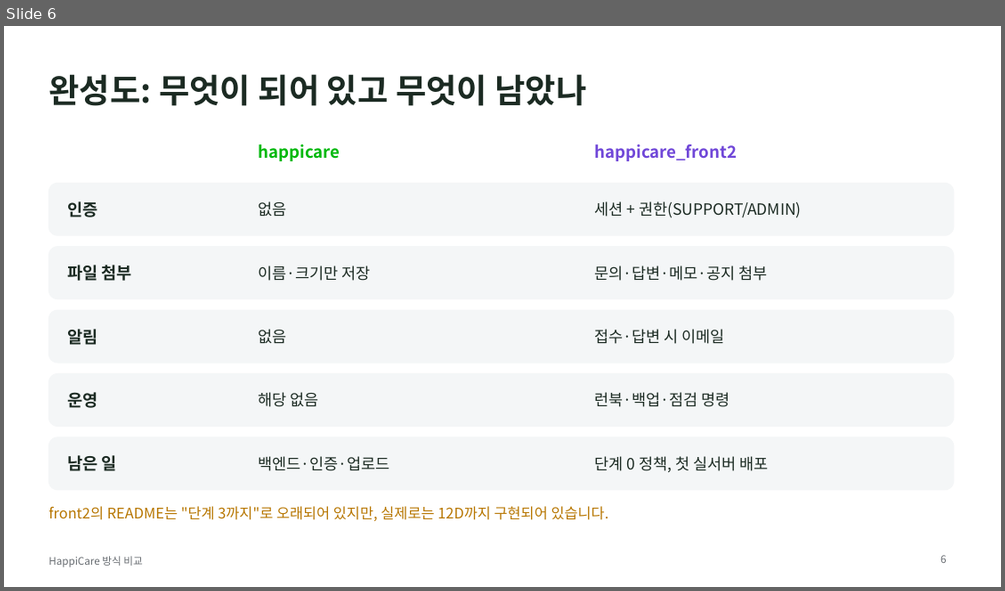
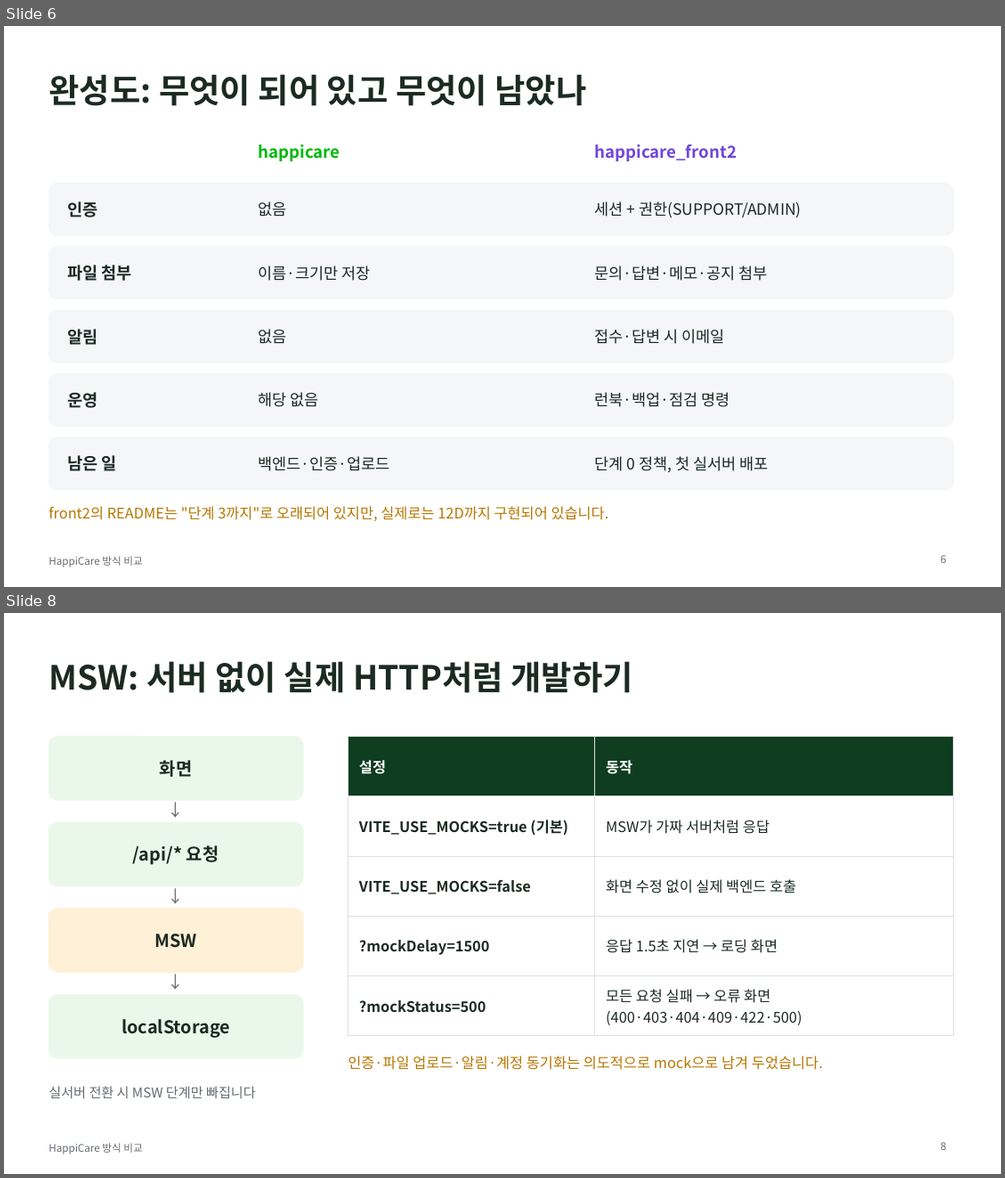
Before and after one commit to huynsolm/customer, a slide deck: happicare-presentation/HappiCare_방식비교_팀발표.pptx. Shown one above the other, each under a label of ours: slide 6 before the commit, slides 6 and 8 after it; the slides between them are not shown. The pictures are 1005x591 and 1005x1178 pixels, drawn with LibreOffice and Linux fonts; fonts in the diff are those of the drawing. Boxes give left, top, right and bottom in pixels: in the first picture for what was removed or moved away, otherwise in the second. Text is boxed around its words. In the diff, an @@ line names an element or a change of style, - is before the commit and + after.

```diff
--- a/happicare-presentation/HappiCare_방식비교_팀발표.pptx
+++ b/happicare-presentation/HappiCare_방식비교_팀발표.pptx
@@ slide 8 added at [4,613,1001,1174], background #FFFFFF; not listed: 1 template element that a slide beside it also shows @@
@@ text added at [48,661,632,693], 32 pt, text #1B2A22, bold @@
+MSW: 서버 없이 실제 HTTP처럼 개발하기
@@ rounded rectangle added at [48,737,303,800], fill #EAF8EA, outline #EAF8EA 1 pt @@
@@ table added at [348,737,954,1029], 5 rows, 2 columns @@
+설정 | 동작
+VITE_USE_MOCKS=true (기본) | MSW가 가짜 서버처럼 응답
+VITE_USE_MOCKS=false | 화면 수정 없이 실제 백엔드 호출
+?mockDelay=1500 | 응답 1.5초 지연 → 로딩 화면
+?mockStatus=500 | 모든 요청 실패 → 오류 화면 (400·403·404·409·422·500)
@@ text added at [160,760,193,777], 17 pt, text #1B2A22, bold @@
+화면
@@ text added at [48,798,303,822], 16 pt, text #666B70 @@
+↓
@@ rounded rectangle added at [48,822,303,886], fill #EAF8EA, outline #EAF8EA 1 pt @@
@@ text added at [133,845,219,865], 17 pt, text #1B2A22, bold @@
+/api/* 요청
@@ text added at [48,884,303,908], 16 pt, text #666B70 @@
+↓
@@ rounded rectangle added at [48,908,303,972], fill #FFF1D7, outline #FFF1D7 1 pt @@
@@ text added at [154,933,196,948], 17 pt, text #1B2A22, bold @@
+MSW
@@ text added at [48,970,303,995], 16 pt, text #666B70 @@
+↓
@@ rounded rectangle added at [48,995,303,1058], fill #EAF8EA, outline #EAF8EA 1 pt @@
@@ text added at [121,1019,230,1038], 17 pt, text #1B2A22, bold @@
+localStorage
@@ text added at [348,1055,823,1070], 14 pt, text #B77600 @@
+인증·파일 업로드·알림·계정 동기화는 의도적으로 mock으로 남겨 두었습니다.
@@ text added at [48,1086,256,1098], 13 pt, text #666B70 @@
+실서버 전환 시 MSW 단계만 빠집니다
@@ page number added at [940,1142,946,1150], 10 pt, text #666B70 @@
+8
```
Also in this commit, not shown: 5 slides changed, 1 other slide added, 2 other files.
